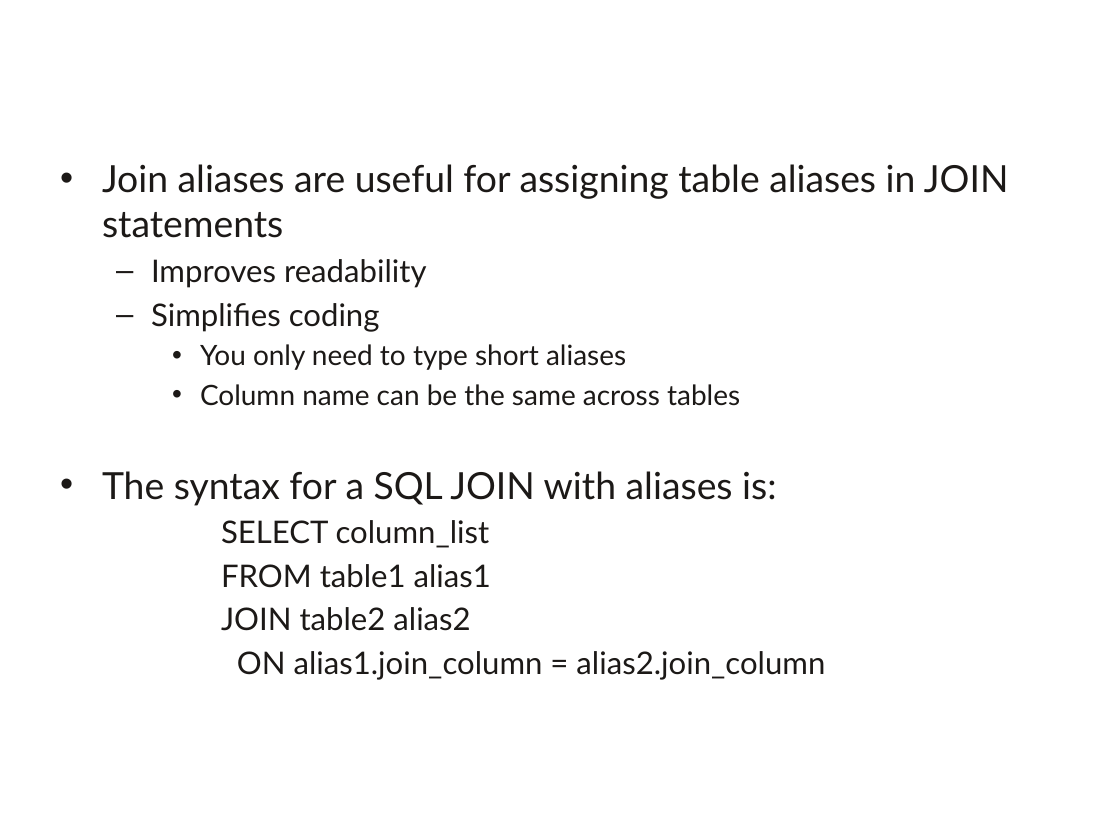
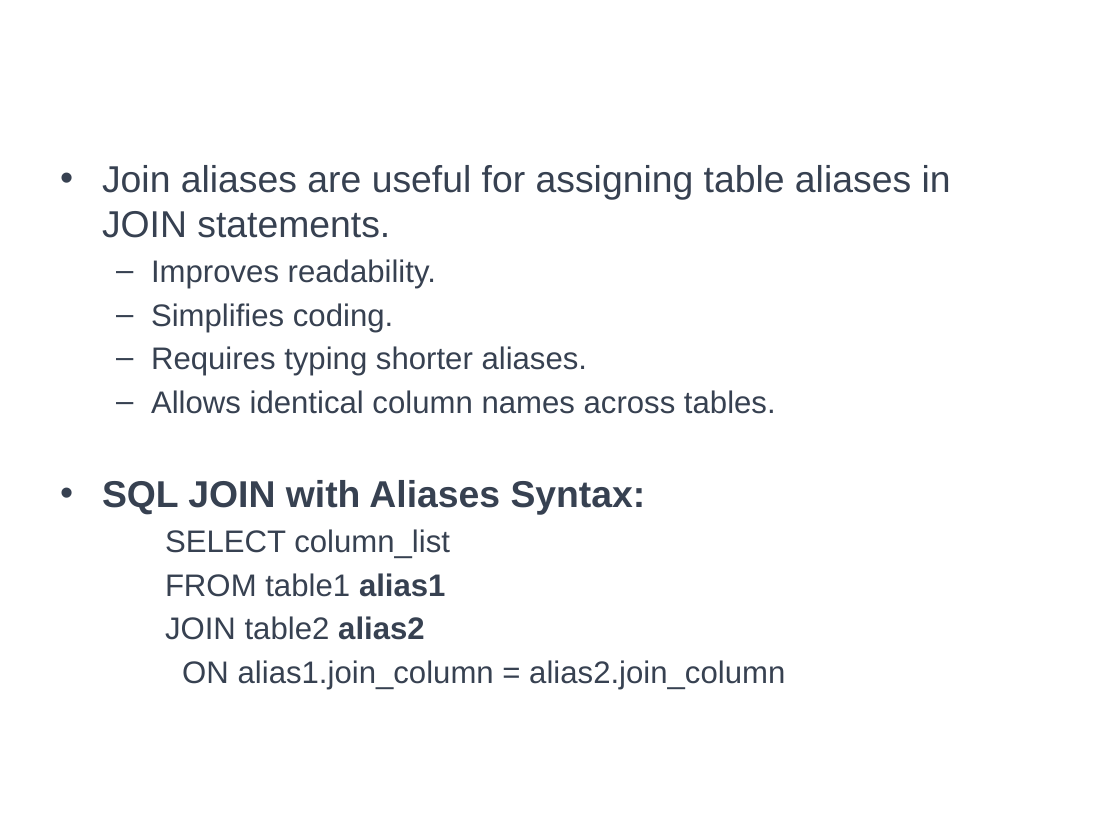
Before and after one commit to a099954/ABC-Program, a slide deck: slide 19 of SQL/Day 4 Joins/Joins.pptx (slide 11 before the commit). Drawn at 1120x840 pixels with LibreOffice and Linux fonts; fonts in the diff are those of the drawing; background and template pictures are left out. Boxes give left, top, right and bottom in pixels: in the first picture for what was removed or moved away, otherwise in the second. Text is boxed around its words. In the diff, an @@ line names an element or a change of style, - is before the commit and + after.

Commit message:
added the joins ppt and the temp tables

```diff
--- a/SQL/Day 4 Joins/Joins.pptx
+++ b/SQL/Day 4 Joins/Joins.pptx
@@ text at bbox=[102, 165, 951, 515]: text changed; size 24 to 20 pt; font Lato to Arial; text colour #1C1917 to #374151 @@
-• Join aliases are useful for assigning table aliases in JOIN statements
-  – Improves readability
-  – Simplifies coding
-    • You only need to type short aliases
-    • Column name can be the same across tables
-• The syntax for a SQL JOIN with aliases is:
+• Join aliases are useful for assigning table aliases in JOIN statements.
+  – Improves readability.
+  – Simplifies coding.
+  – Requires typing shorter aliases.
+  – Allows identical column names across tables.
+• SQL JOIN with Aliases Syntax:
@@ text at bbox=[165, 529, 785, 689]: font Lato to Arial, text colour #1C1917 to #374151 in "SELECT column_list", "FROM table1 alias1", "JOIN table2 alias2", "ON alias1.join_column = alias2.join_column"; bold on in "alias1", "alias2"; list level 4 to 3 in "SELECT column_list"; list level 4 to 3 in "FROM table1 alias1"; list level 4 to 3 in "JOIN table2 alias2"; list level 4 to 3 in "ON alias1.join_column = alias2.join_column" @@
```
Also in this commit, not shown: 15 other slides changed, 3 slides added, 6 other files.
